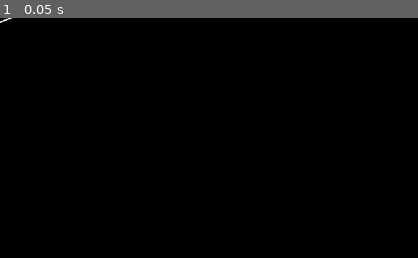
Above: before the commit, frame 1.
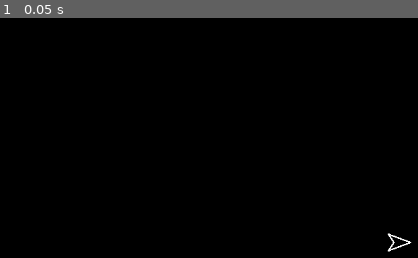
Above: after the commit, the same moment.

Repository: Eliasdbr/Spacewar
Game: Godot game, scene res://main.tscn
Same seed, same stepped clock (60 frames per second), same inputs: the game is played once before the commit and once after it.
Inputs:
- Up to frame 1 (0.05 s): no input

The runs differ from the first frame. In frame 1, 0.2% of the frame differs, in the area x 0-99%, y 0-98%.

Commit message:
New Component: Movement

Diff:
--- /dev/null
+++ b/components/movement.gd
@@ -0,0 +1,44 @@
+class_name Movement
+extends Node
+
+## The parent node to be moved. Must be a Node2D.
+@onready var parent: Node2D = null
+## Top speed. -1.0 for no speed limit
+@export var max_speed: float = 200.0
+## How fast it stops by its own.
+## 0.0 is no friction (like in space)
+## 1.0 is full friction (immediately stops)
+@export_range(0.0, 1.0) var friction_factor: float = 1.0
+## Current velocity
+@export var velocity: Vector2 = Vector2.ZERO
+## Current acceleration. It will always be a normalized vector.
+@export var acceleration: Vector2 = Vector2.ZERO
+
+
+func _ready():
+	parent = get_parent()
+	if not parent or not(parent is Node2D):
+		push_warning("Movement component: it needs a parent that exists and it has to be a Node2D")
+		return
+	#
+#
+
+func _process(delta):
+	var current_speed = velocity.length()
+
+	if acceleration.length() > 0.0:
+		# Accelerates
+		velocity += acceleration
+	else:
+		# Decelerates
+		velocity = lerp(velocity, Vector2.ZERO, friction_factor)
+		if current_speed < friction_factor:
+			velocity = Vector2.ZERO
+
+	# Caps the velocity if exceeded the max_speed
+	if current_speed > max_speed:
+		velocity = velocity.normalized() * max_speed
+
+	# Move the parent
+	parent.global_position += velocity * delta
+#
--- a/gameplay.tscn
+++ b/gameplay.tscn
@@ -7,3 +7,5 @@
 [node name="Environment" type="Node2D" parent="."]
 
 [node name="Ship" parent="Environment" instance=ExtResource("1_u6k7e")]
+
+[node name="Camera2D" type="Camera2D" parent="Environment"]
--- a/ships/ship.tscn
+++ b/ships/ship.tscn
@@ -1,4 +1,6 @@
-[gd_scene format=3 uid="uid://blikhrhwf2smn"]
+[gd_scene load_steps=2 format=3 uid="uid://blikhrhwf2smn"]
+
+[ext_resource type="Script" path="res://components/movement.gd" id="1_htn7r"]
 
 [node name="Ship" type="Node2D"]
 
@@ -9,3 +11,6 @@
 closed = true
 width = 2.0
 joint_mode = 2
+
+[node name="Movement" type="Node" parent="."]
+script = ExtResource("1_htn7r")
